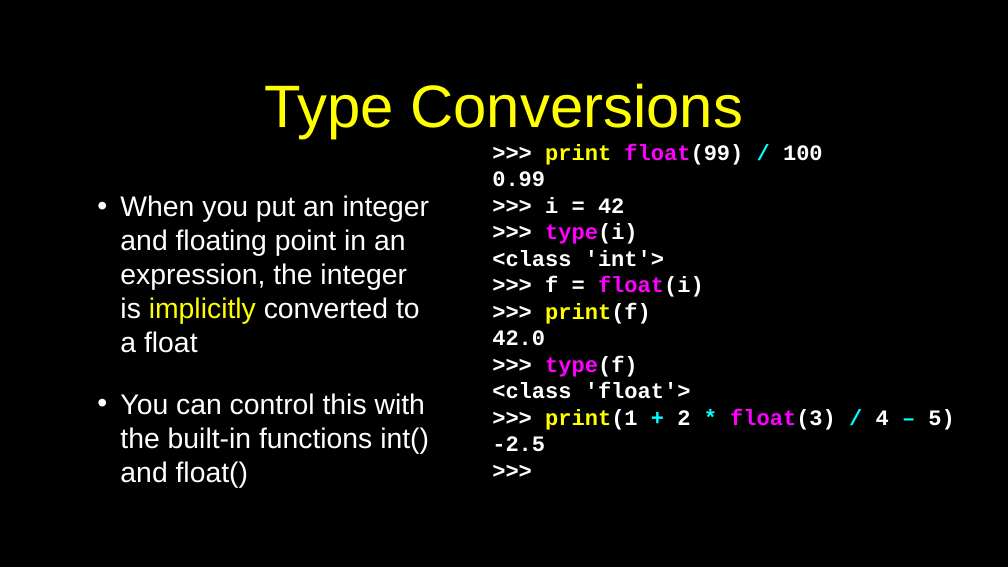
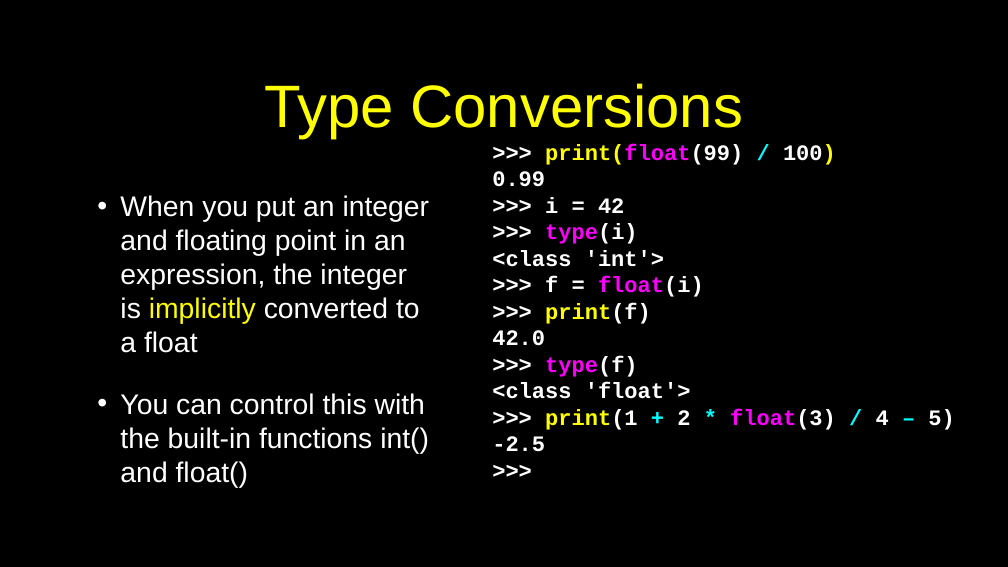
Before and after one commit to csev/py4e, a slide deck: slide 8 of lectures3/Pythonlearn-04-Functions.pptx. Drawn at 1008x567 pixels with LibreOffice and Linux fonts; fonts in the diff are those of the drawing. Boxes give left, top, right and bottom in pixels: in the first picture for what was removed or moved away, otherwise in the second. Text is boxed around its words. In the diff, an @@ line names an element or a change of style, - is before the commit and + after.

```diff
--- a/lectures3/Pythonlearn-04-Functions.pptx
+++ b/lectures3/Pythonlearn-04-Functions.pptx
@@ text at [545,144,836,165]: text changed @@
->>> print float(99) / 100
+>>> print(float(99) / 100)
```
Also in this commit, not shown: 2 other slides changed, 7 other files.
